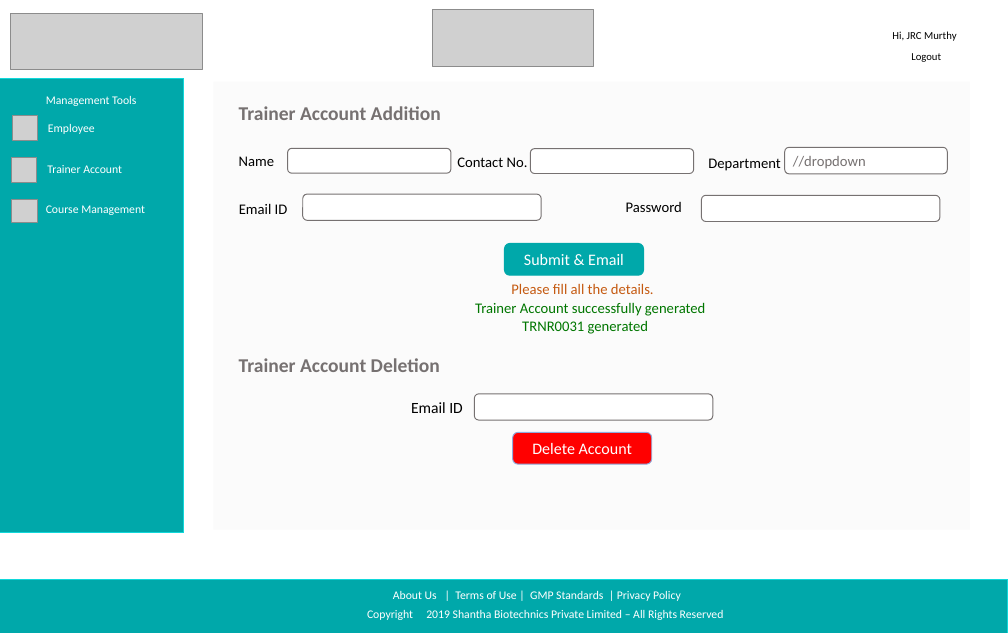
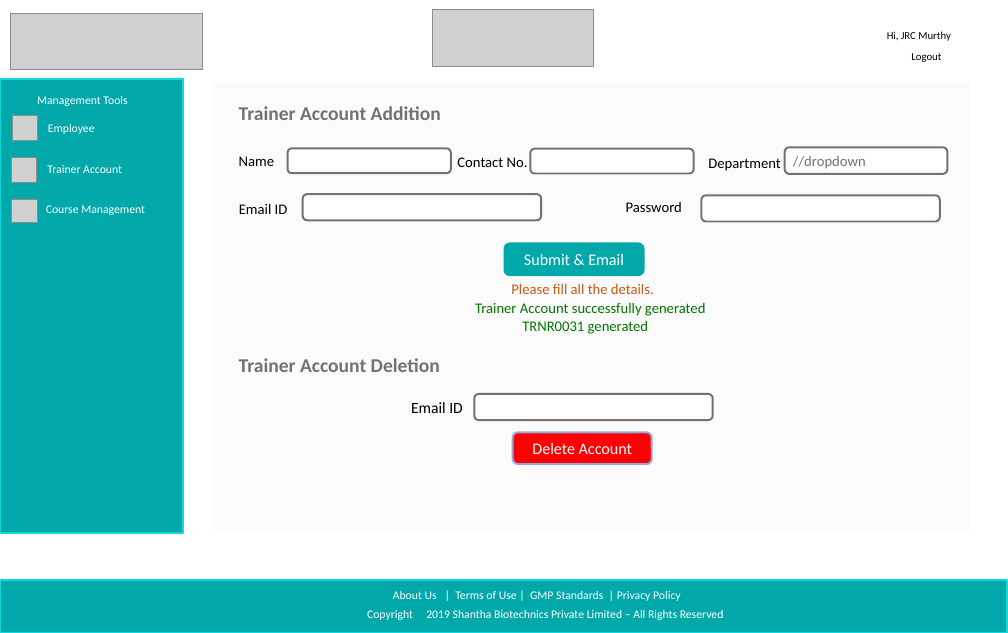
Before and after one commit to sarthakbhutani/Shantha_sih2019, a slide deck: slide 15 of Documentation/Screen Designs/Shanta Sanofi Screen Designs.pptx (slide 16 before the commit). Drawn at 1008x633 pixels with LibreOffice and Linux fonts; fonts in the diff are those of the drawing; grey boxes stand for pictures; background and template pictures are left out. Boxes give left, top, right and bottom in pixels: in the first picture for what was removed or moved away, otherwise in the second. Text is boxed around its words. In the diff, an @@ line names an element or a change of style, - is before the commit and + after.

```diff
--- a/Documentation/Screen Designs/Shanta Sanofi Screen Designs.pptx
+++ b/Documentation/Screen Designs/Shanta Sanofi Screen Designs.pptx
@@ text "Hi, JRC Murthy": place and size @@
-text "Hi, JRC Murthy" at bbox=[892, 31, 957, 41]
+text "Hi, JRC Murthy" at bbox=[887, 31, 951, 41]
@@ rectangle at bbox=[0, 79, 184, 532]: outline #11D8DA 1 pt to #11D8DA 2 pt @@
@@ text "Management Tools": place and size @@
-text "Management Tools" at bbox=[46, 96, 136, 106]
+text "Management Tools" at bbox=[37, 96, 127, 106]
@@ rounded rectangle "Submit & Email" at bbox=[504, 243, 644, 275]: outline #00A8AA 1 pt to #00A8AA 2 pt; proportions changed @@
@@ outline #767171 1 pt to #767171 2 pt; proportions changed in 6 elements at bbox=[785, 147, 948, 174], bbox=[288, 148, 451, 173], bbox=[530, 148, 694, 173], bbox=[302, 194, 541, 220], bbox=[701, 196, 940, 222], bbox=[474, 394, 713, 420] @@
@@ rounded rectangle "Delete Account" at bbox=[513, 433, 652, 464]: outline #8FAADC 1 pt to #8FAADC 2 pt; proportions changed @@
@@ rectangle at bbox=[0, 580, 1007, 633]: outline #11D8DA 1 pt to #11D8DA 2 pt @@
```
Also in this commit, not shown: 15 other slides changed, 1 slide removed, 3 other files.
